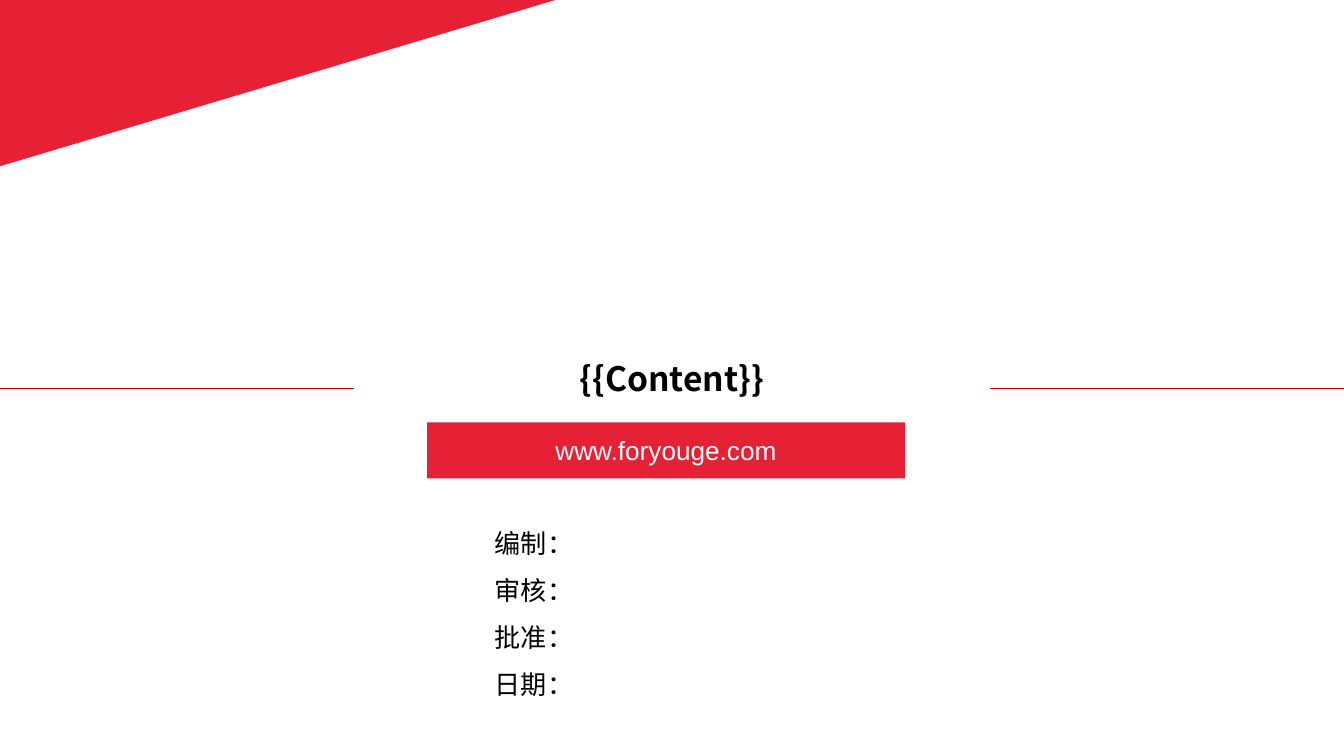
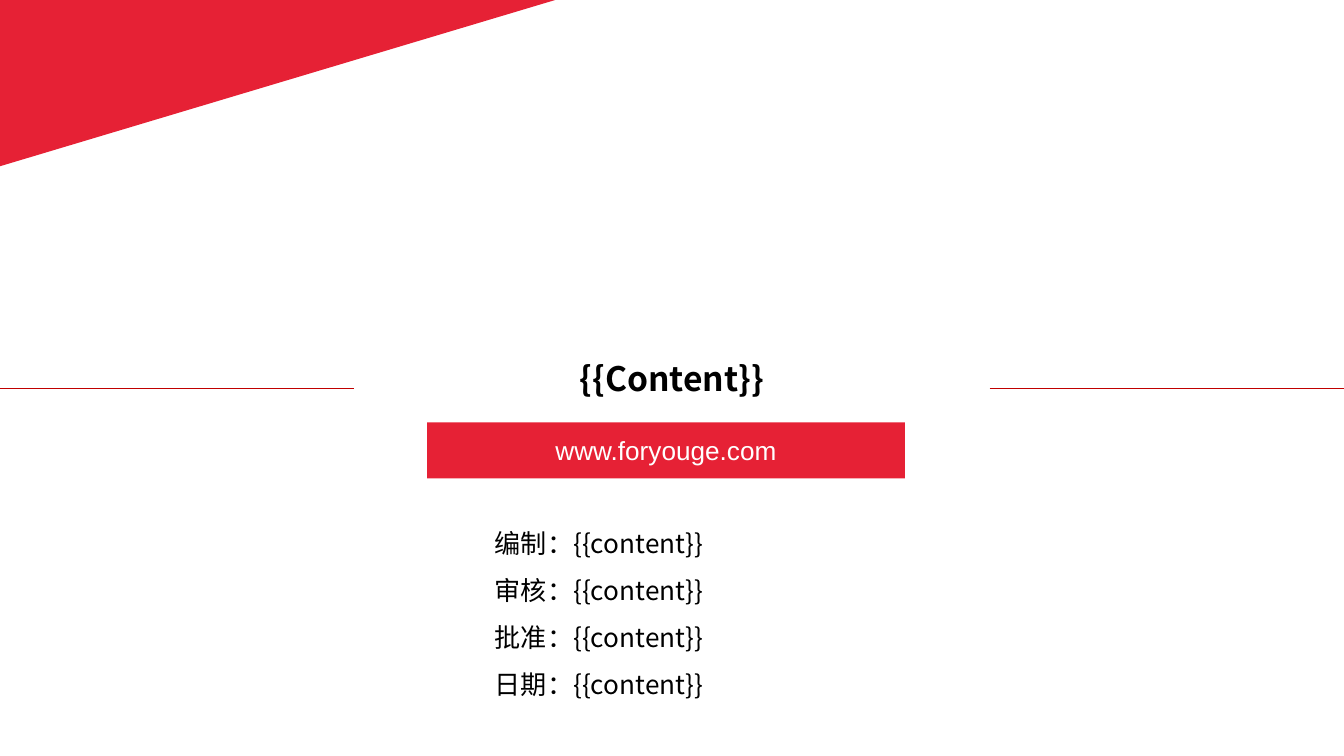
Before and after one commit to QX9967/8D, a slide deck: slide 1 of 8D模板.pptx. Drawn at 1344x756 pixels with LibreOffice and Linux fonts; fonts in the diff are those of the drawing; background and template pictures are left out. Boxes give left, top, right and bottom in pixels: in the first picture for what was removed or moved away, otherwise in the second. Text is boxed around its words. In the diff, an @@ line names an element or a change of style, - is before the commit and + after.

```diff
--- a/8D模板.pptx
+++ b/8D模板.pptx
@@ text at (495, 531, 703, 699): text changed @@
-编制：
-审核：
-批准：
-日期：
+编制：{{content}}
+审核：{{content}}
+批准：{{content}}
+日期：{{content}}
```
Also in this commit, not shown: 4 other slides changed, 1 slide removed, 30 other files.
